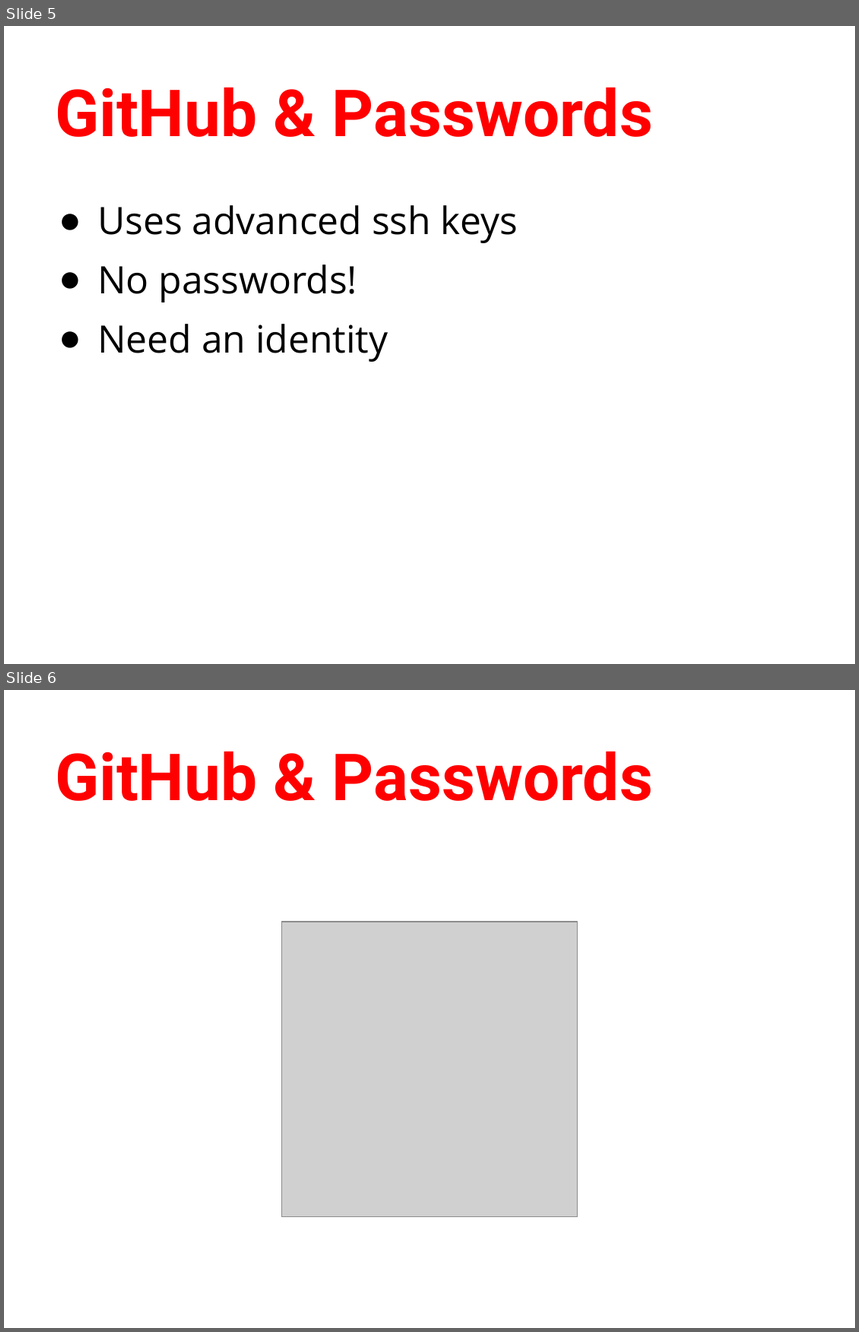
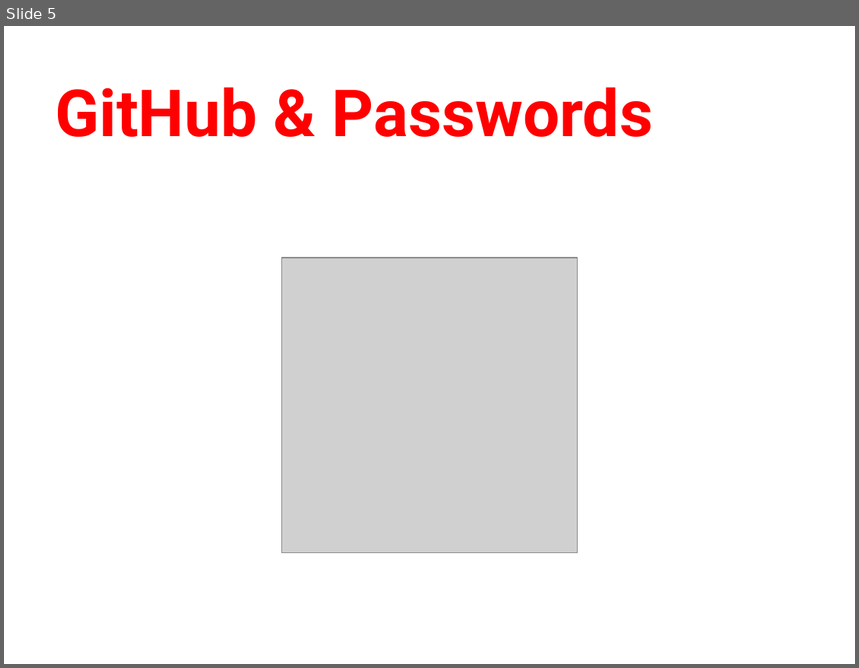
Before and after one commit to humanitiesprogramming/slides, a slide deck: 2017/python/day1-review.pptx. Shown one above the other, each under a label of ours: slides 5 and 6 before the commit, slide 5 after it. The pictures are 859x1332 and 859x668 pixels, drawn with LibreOffice and Linux fonts; fonts in the diff are those of the drawing; grey boxes stand for pictures. Boxes give left, top, right and bottom in pixels: in the first picture for what was removed or moved away, otherwise in the second. Text is boxed around its words. In the diff, an @@ line names an element or a change of style, - is before the commit and + after.

```diff
--- a/2017/python/day1-review.pptx
+++ b/2017/python/day1-review.pptx
@@ slide 5 removed at [4, 26, 855, 664], background #FFFFFF @@
@@ title removed at [55, 88, 653, 137] @@
-GitHub & Passwords
@@ text removed at [97, 205, 518, 362] @@
-● Uses advanced ssh keys
-● No passwords!
-● Need an identity
@@ what was slide 6 is now slide 5 @@
```
Also in this commit, not shown: 2 other files.
